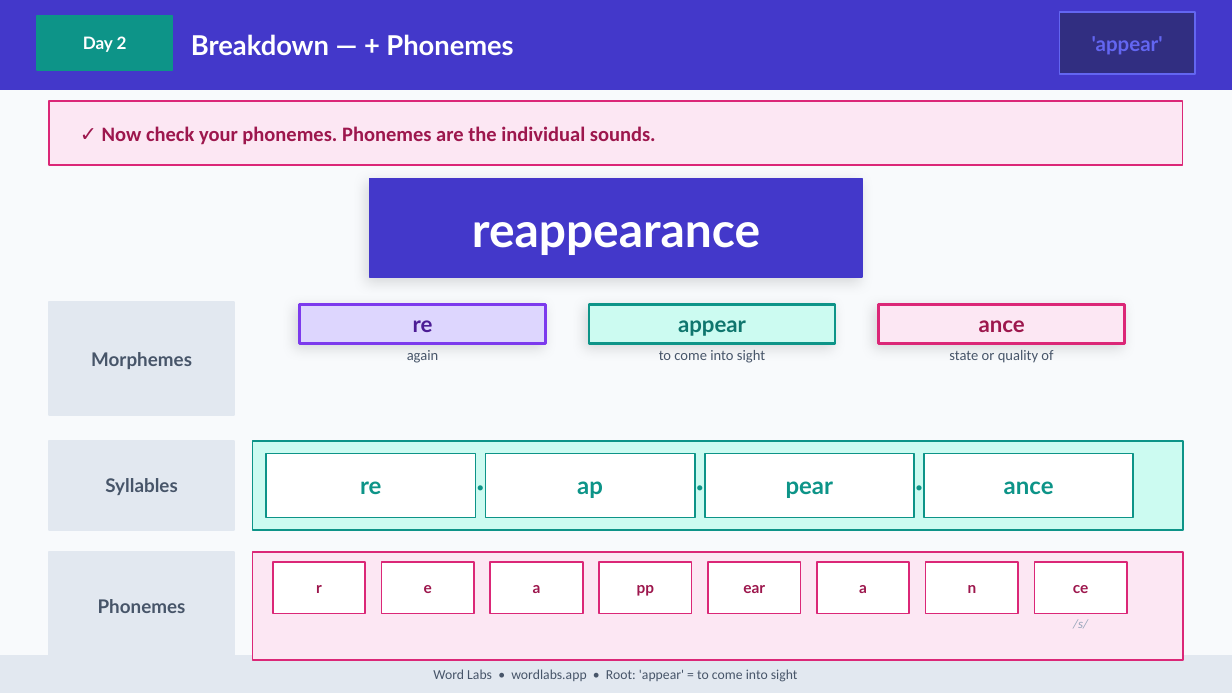
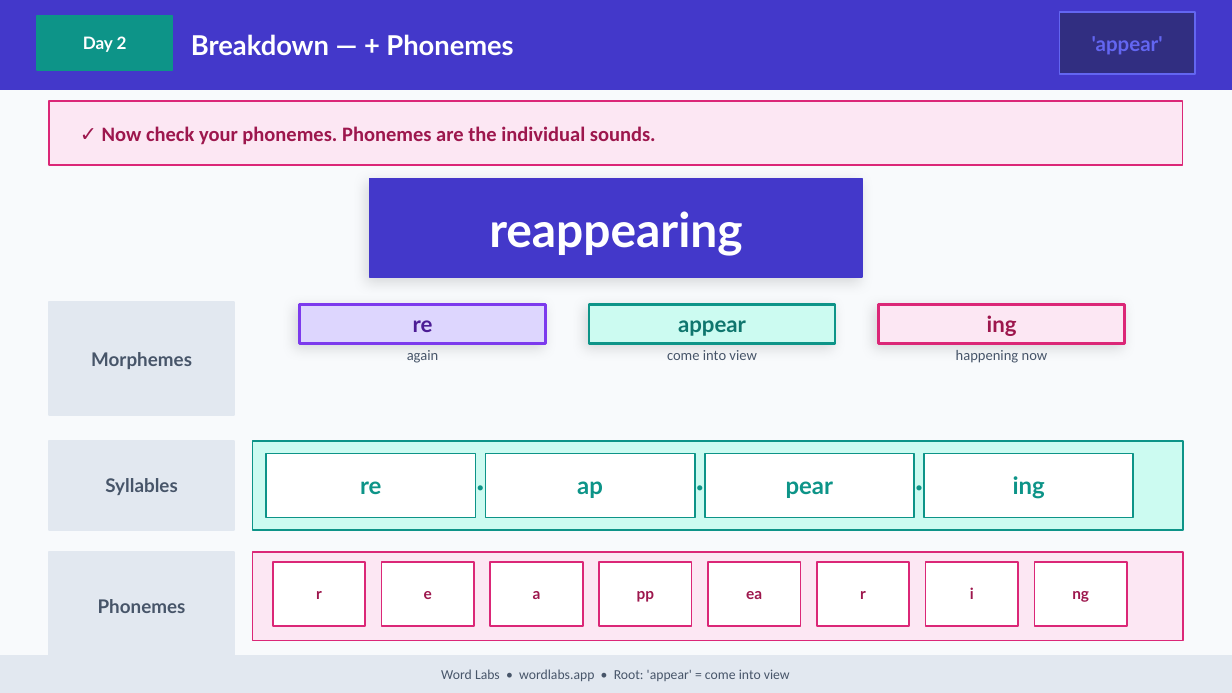
Before and after one commit to NickD135/morphology-builder, a slide deck: slide 20 of output/wordlabs-appear-3day.pptx. Drawn at 1232x693 pixels with LibreOffice and Linux fonts; fonts in the diff are those of the drawing. Boxes give left, top, right and bottom in pixels: in the first picture for what was removed or moved away, otherwise in the second. Text is boxed around its words. In the diff, an @@ line names an element or a change of style, - is before the commit and + after.

```diff
--- a/output/wordlabs-appear-3day.pptx
+++ b/output/wordlabs-appear-3day.pptx
@@ text at <box>489,211,743,256</box>: text changed @@
-reappearance
+reappearing
@@ text at <box>987,315,1017,336</box>: text changed @@
-ance
+ing
@@ text at <box>667,350,756,360</box>: text changed @@
-to come into sight
+come into view
@@ text at <box>956,350,1048,363</box>: text changed @@
-state or quality of
+happening now
@@ text at <box>1013,476,1045,499</box>: text changed @@
-ance
+ing
@@ rectangle: place and size @@
-rectangle at <box>253,552,1183,660</box>
+rectangle at <box>253,552,1183,641</box>
@@ text "r": place and size @@
-text "r" at <box>316,585,322,593</box>
+text "r" at <box>316,591,322,599</box>
@@ rectangle: place and size @@
-rectangle at <box>272,562,365,614</box>
+rectangle at <box>272,562,365,626</box>
@@ text "e": place and size @@
-text "e" at <box>424,585,432,593</box>
+text "e" at <box>424,591,432,599</box>
@@ rectangle: place and size @@
-rectangle at <box>382,562,474,614</box>
+rectangle at <box>382,562,474,626</box>
@@ text "a": place and size @@
-text "a" at <box>533,585,541,593</box>
+text "a" at <box>533,591,541,599</box>
@@ rectangle: place and size @@
-rectangle at <box>490,562,583,614</box>
+rectangle at <box>490,562,583,626</box>
@@ text "pp": place and size @@
-text "pp" at <box>637,585,655,596</box>
+text "pp" at <box>637,591,655,602</box>
@@ rectangle: place and size @@
-rectangle at <box>599,562,691,614</box>
+rectangle at <box>599,562,691,626</box>
@@ rectangle: place and size @@
-rectangle at <box>708,562,801,614</box>
+rectangle at <box>708,562,801,626</box>
@@ rectangle: place and size @@
-rectangle at <box>817,562,909,614</box>
+rectangle at <box>817,562,909,626</box>
@@ rectangle: place and size @@
-rectangle at <box>925,562,1018,614</box>
+rectangle at <box>925,562,1018,626</box>
@@ proportions changed in 9 elements at <box>253,552,1183,641</box>, <box>272,562,365,626</box>, <box>382,562,474,626</box>, <box>490,562,583,626</box>, <box>599,562,691,626</box>, <box>708,562,801,626</box>, <box>817,562,909,626</box>, <box>925,562,1018,626</box>, <box>1035,562,1127,626</box> @@
@@ rectangle: place and size @@
-rectangle at <box>1035,562,1127,614</box>
+rectangle at <box>1035,562,1127,626</box>
@@ text at <box>746,591,762,599</box>: text changed @@
-ear
+ea
@@ text at <box>860,591,866,599</box>: text changed @@
-a
+r
@@ text at <box>970,587,974,599</box>: text changed @@
-n
+i
@@ text at <box>1072,591,1089,602</box>: text changed @@
-ce
+ng
@@ text removed at <box>1073,620,1088,628</box> @@
-/s/
@@ text at <box>441,669,790,681</box>: text changed @@
-Word Labs • wordlabs.app • Root: 'appear' = to come into sight
+Word Labs • wordlabs.app • Root: 'appear' = come into view
```
Also in this commit, not shown: 34 other slides changed, 4 other files.
